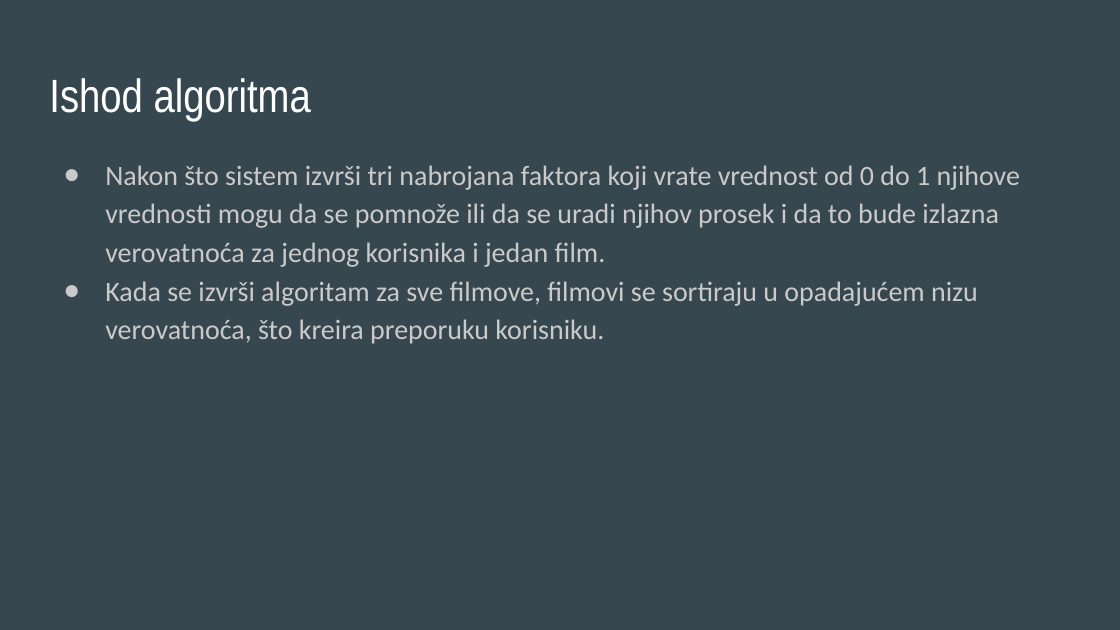
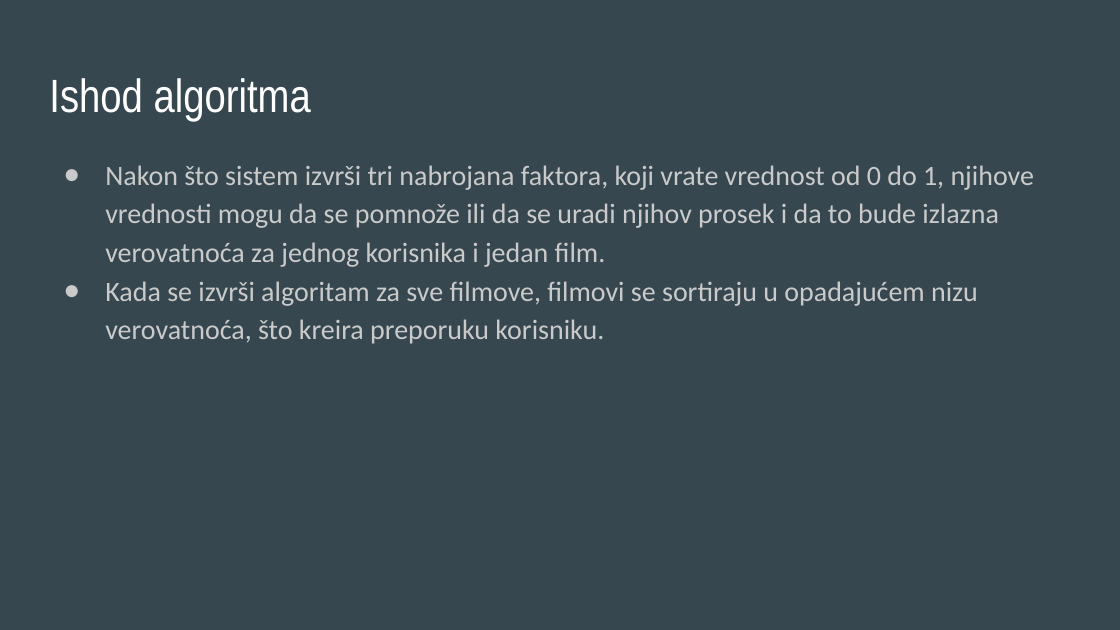
Before and after one commit to svetozarstojkovic/movie-recommender-probabilistic, a slide deck: slide 13 of prezentacija/Sistem za preporuku zasnovan na probabilističkom pristupu.pptx. Drawn at 1120x630 pixels with LibreOffice and Linux fonts; fonts in the diff are those of the drawing. Boxes give left, top, right and bottom in pixels: in the first picture for what was removed or moved away, otherwise in the second. Text is boxed around its words. In the diff, an @@ line names an element or a change of style, - is before the commit and + after.

```diff
--- a/prezentacija/Sistem za preporuku zasnovan na probabilističkom pristupu.pptx
+++ b/prezentacija/Sistem za preporuku zasnovan na probabilističkom pristupu.pptx
@@ text at (105,165,1034,267): text changed @@
-● Nakon što sistem izvrši tri nabrojana faktora koji vrate vrednost od 0 do 1 njihove vrednosti mogu da se pomnože ili da se uradi njihov prosek i da to bude izlazna verovatnoća za jednog korisnika i jedan film.
+● Nakon što sistem izvrši tri nabrojana faktora, koji vrate vrednost od 0 do 1, njihove vrednosti mogu da se pomnože ili da se uradi njihov prosek i da to bude izlazna verovatnoća za jednog korisnika i jedan film.
```
Also in this commit, not shown: 8 other slides changed.
